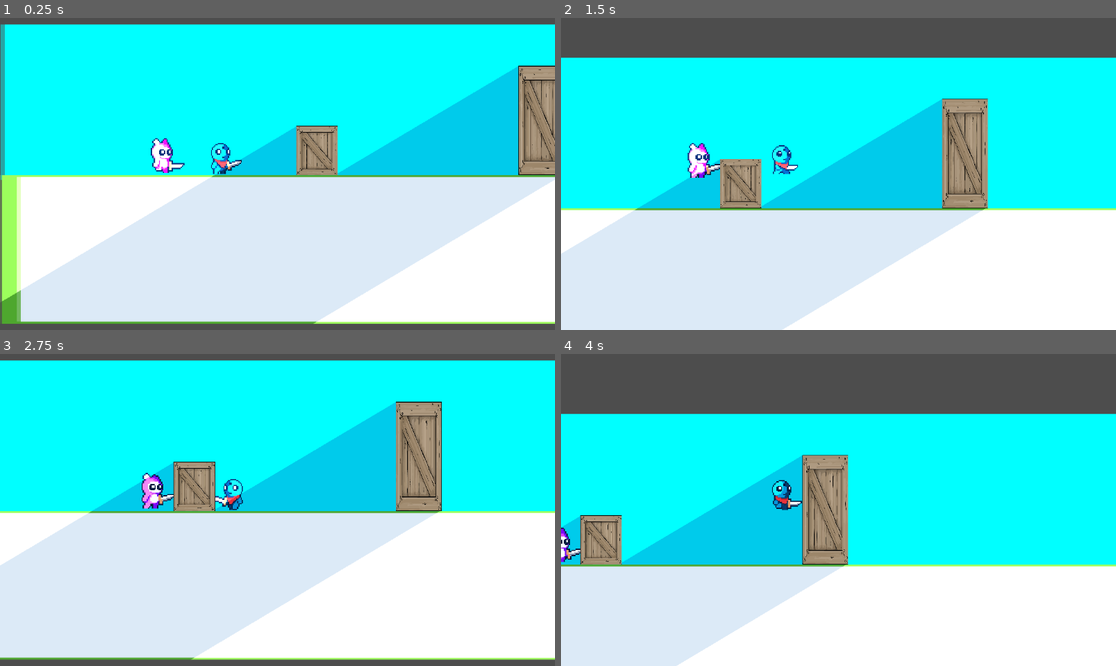
Above: before the commit, frames 1-4 (two rows, left to right).
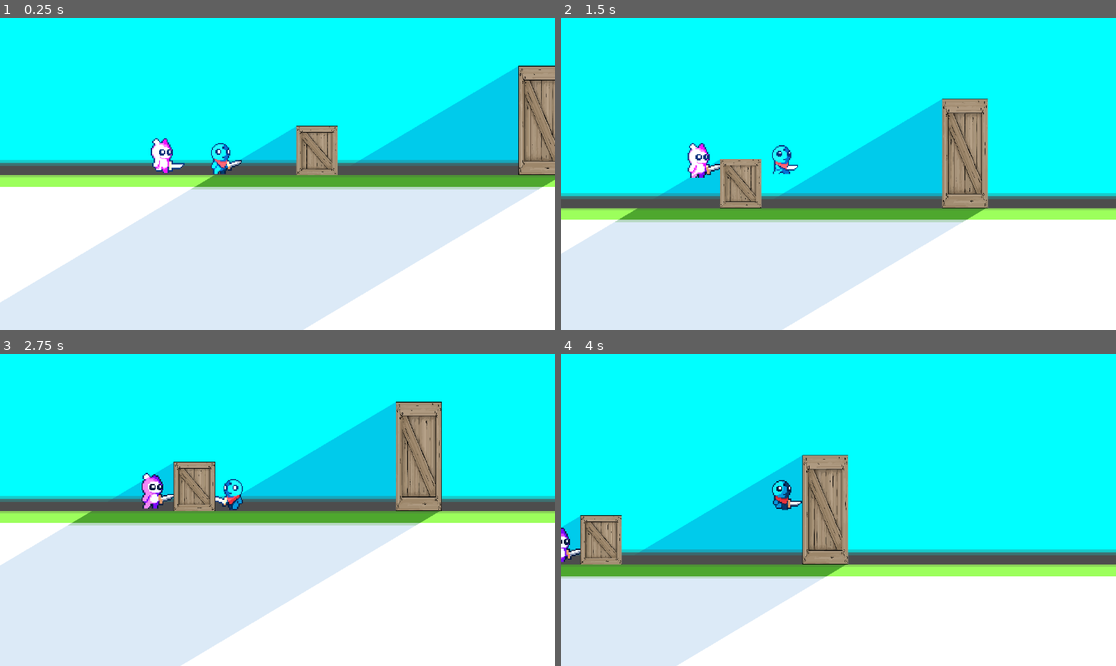
Above: after the commit, the same moments.

Repository: Emily-Random/Eclipsed
Game: Godot game, scene res://Main.tscn
The game is run twice, just before and just after one commit, with the same random seed, the same clock (stepped at 60 frames per second) and the same inputs.
Inputs (mouse positions are in pixels of both pictures, inside the frame that each line leads up to):
- Up to frame 1 (0.25 s): no input
- Up to frame 2 (1.5 s): move the mouse to (960, 158) at 0.52 s; hold D (Right) from 0.53 s (still down); click (960, 158) at 0.6 s; tap Space (Jump) at 0.77 s; move the mouse to (727, 189) at 1.27 s; click (727, 189) at 1.35 s
- Up to frame 3 (2.75 s): tap Space (Jump) at 1.52 s; move the mouse to (333, 441) at 2.02 s; release D (Right) at 2.03 s; hold Left (Left) from 2.03 s (still down); click (333, 441) at 2.1 s
- Up to frame 4 (4 s): move the mouse to (810, 572) at 2.77 s; release Left (Left) at 2.78 s; hold D (Right) from 2.78 s (still down); click (810, 572) at 2.85 s; tap Space (Jump) at 3.02, 3.77 s; move the mouse to (1005, 556) at 3.52 s; click (1005, 556) at 3.6 s

The runs differ from the first frame. In frame 1, 15% of the frame differs, in the area x 0-100%, y 0-100%; in frame 2, 21%; in frame 3, 13%; in frame 4, 27%, in the area x 0-100%, y 0-72%.

Commit message:
Expanded background and floor even more to create infinite effect

Diff:
--- a/Main.tscn
+++ b/Main.tscn
@@ -636,8 +636,8 @@
 self_modulate = Color(0, 1, 1, 1)
 light_mask = 2
 visibility_layer = 2
-position = Vector2(504, -32.25)
-scale = Vector2(1.89008, 0.183702)
+position = Vector2(362.5, -215.5)
+scale = Vector2(2.32214, 1.19613)
 texture = ExtResource("1_jhfap")
 
 [node name="DirectionalLight2D" type="DirectionalLight2D" parent="."]
@@ -730,8 +730,8 @@
 debug_color = Color(0, 0.647674, 0.204351, 0.42)
 
 [node name="Sprite2D" type="Sprite2D" parent="floor"]
-position = Vector2(500.156, 29)
-scale = Vector2(1.55795, 0.173342)
+position = Vector2(359, 176.813)
+scale = Vector2(1.91217, 0.989986)
 texture = ExtResource("5_i388n")
 
 [node name="TileMapLayer" type="TileMapLayer" parent="."]
